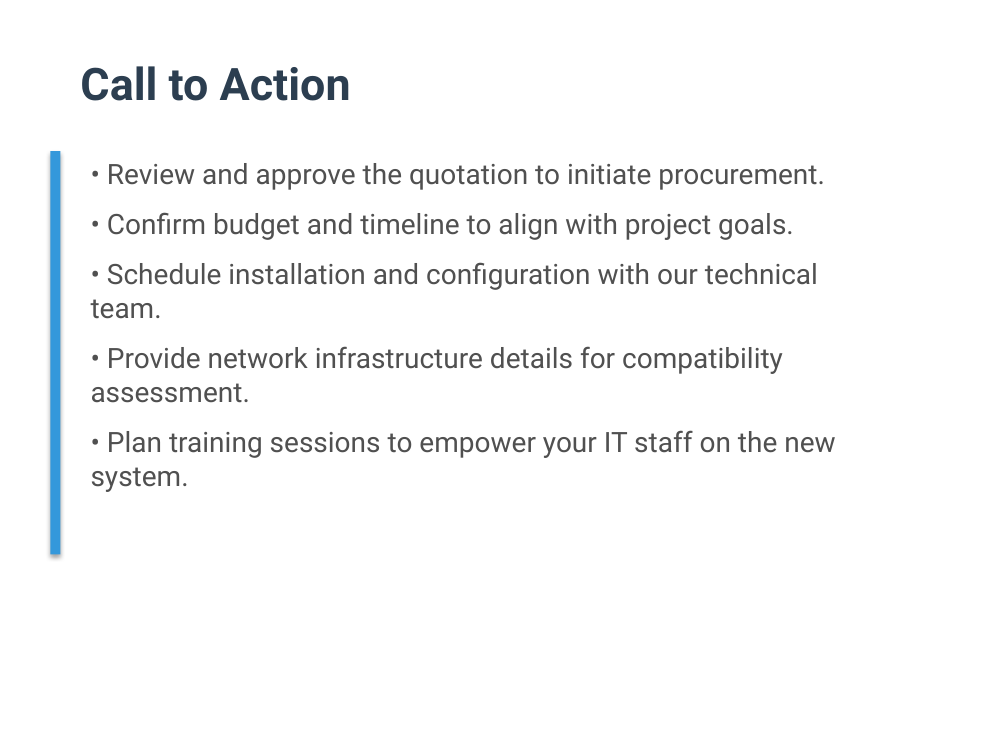
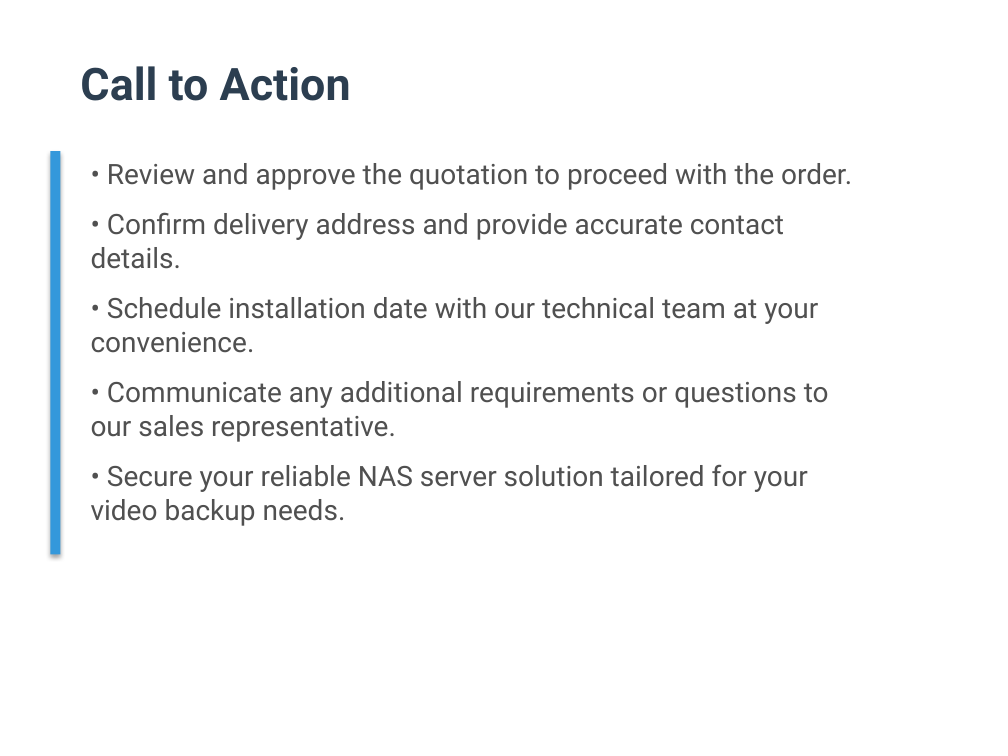
Before and after one commit to TejasGupta-27/b2b-sales-backend, a slide deck: slide 9 of Data/pitch_decks/pitch_deck_001.pptx. Drawn at 1008x756 pixels with LibreOffice and Linux fonts; fonts in the diff are those of the drawing. Boxes give left, top, right and bottom in pixels: in the first picture for what was removed or moved away, otherwise in the second. Text is boxed around its words. In the diff, an @@ line names an element or a change of style, - is before the commit and + after.

```diff
--- a/Data/pitch_decks/pitch_deck_001.pptx
+++ b/Data/pitch_decks/pitch_deck_001.pptx
@@ text at [91,163,852,526]: text changed @@
-• Review and approve the quotation to initiate procurement.
-• Confirm budget and timeline to align with project goals.
-• Schedule installation and configuration with our technical team.
-• Provide network infrastructure details for compatibility assessment.
-• Plan training sessions to empower your IT staff on the new system.
+• Review and approve the quotation to proceed with the order.
+• Confirm delivery address and provide accurate contact details.
+• Schedule installation date with our technical team at your convenience.
+• Communicate any additional requirements or questions to our sales representative.
+• Secure your reliable NAS server solution tailored for your video backup needs.
```
Also in this commit, not shown: 8 other slides changed, 10 other files.
